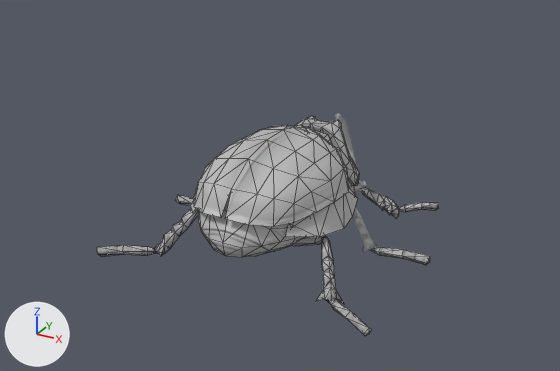
Before and after pictures for a commit that changed the FBX model Assets/_GAME/Art/Geometry/Enemies/Megabeetle/Megabeetle_model.fbx.
Both versions are drawn from a camera (50 mm lens) standing at (1.24, -2.343, 1.225) and looking at (-0.011, -0.068, 0.088). Lighting does not change. The marker at lower left points along +X, +Y and +Z. The first picture is the older version. Mesh edges are drawn as thin lines on the coarser meshes. Where no turn or scale is listed for an object, it has been applied to the vertices.

Script lines for the objects in view, before the commit:
```python
me_grid_001 = bpy.data.meshes.new('Grid.001')
me_grid_001.from_pydata(...)  # 126 vertices, 236 faces; spans x -0.235..0.235, y -0.596..0.103, z -0.151..0.2
me_grid_001.materials.append(mat_bakenormal)  # its picture is missing
me_grid_029 = bpy.data.meshes.new('Grid.029')
me_grid_029.from_pydata(...)  # 14 vertices, 24 faces; spans x -0.009..0.218, y -0.012..0.038, z -0.018..0.025
me_grid_029.materials.append(mat_bakenormal)  # its picture is missing
me_grid_032 = bpy.data.meshes.new('Grid.032')
me_grid_032.from_pydata(...)  # 28 vertices, 52 faces; spans x -0.01..0.131, y -0.173..0.009, z -0.15..0.01
me_grid_032.materials.append(mat_bakenormal)  # its picture is missing
ob_ass = bpy.data.objects.new('Ass', me_grid_001)
ob_ass.location = (0.0, 0.121, 0.093)
ob_legr2_3 = bpy.data.objects.new('LegR2_3', me_grid_029)
ob_legr2_3.location = (0.326, 0.0, -0.119)
ob_legr3_2 = bpy.data.objects.new('LegR3_2', me_grid_032)
ob_legr3_2.location = (0.255, -0.239, 0.015)
# also in view: 'Shell_R' at (0.125, -0.187, 0.197); 'LegR3_3' at (0.431, -0.443, -0.115); 'LegR1_2' at (0.239, 0.318, -0.075); 'LegR2_2' at (0.277, 0.017, -0.053); 'LegL3_2' at (-0.315, -0.321, -0.055)
```
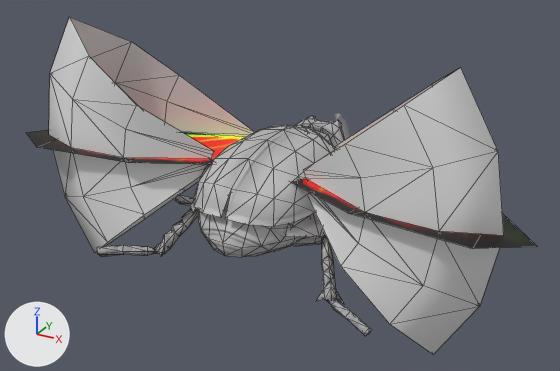
Boxes [x1, y1, x2, y2] around the edits, measured in the pictures (560 x 371 px):
'WingR_MB', added
    after: [303, 68, 504, 354]
'WingL_MB', added
    after: [49, 17, 254, 252]
'WingR', added
    after: [291, 177, 538, 248]
'WingL', added
    after: [26, 130, 247, 165]
'Fur2', unchanged, covered by the edit
    before: [190, 187, 358, 237]
    after: [190, 201, 326, 237]

What changed in the scene script:
```text
Add img_megabeetle_wing_masks_map_png:
    img_megabeetle_wing_masks_map_png = load_image('Megabeetle_Wing_Masks_map.png', '../../../Textures/Enemies/Megabeetle/Megabeetle_Wing_Masks_map.png', 1024, 512, 'sRGB')
Add mat_mb:
    mat_mb = principled_material('MB')
    mat_mb.base_color = (0.8, 0.8, 0.8)  # white #e7e7e7
Add mat_wingsmaps:
    mat_wingsmaps = principled_material('WingsMaps')
    mat_wingsmaps.texture = img_megabeetle_wing_masks_map_png
Add me_grid_018:
    me_grid_018.from_pydata(...)  # 35 vertices, 48 faces; spans x 0.027..0.715, y -0.408..0.009, z -0.46..0.46
    me_grid_018.materials.append(mat_mb)  # its picture is missing
Add me_grid_017:
    me_grid_017.from_pydata(...)  # 7 vertices, 5 faces; spans x -0.02..0.813, y -0.464..0.051, z 0.0
    me_grid_017.materials.append(mat_wingsmaps)  # picture img_megabeetle_wing_masks_map_png
Add me_grid_015:
    me_grid_015.from_pydata(...)  # 7 vertices, 5 faces; spans x -0.813..0.02, y -0.464..0.051, z 0.0
    me_grid_015.materials.append(mat_wingsmaps)  # picture img_megabeetle_wing_masks_map_png
Add me_grid_016:
    me_grid_016.from_pydata(...)  # 35 vertices, 48 faces; spans x -0.715..-0.027, y -0.408..0.009, z -0.46..0.46
    me_grid_016.materials.append(mat_mb)  # its picture is missing
Add ob_wingr_mb:
    ob_wingr_mb = bpy.data.objects.new('WingR_MB', me_grid_018)
    ob_wingr_mb.location = (0.139, 0.004, 0.223)
Add ob_wingr:
    ob_wingr = bpy.data.objects.new('WingR', me_grid_017)
    ob_wingr.location = (0.139, 0.004, 0.223)
Add ob_wingl:
    ob_wingl = bpy.data.objects.new('WingL', me_grid_015)
    ob_wingl.location = (-0.139, 0.004, 0.223)
Add ob_wingl_mb:
    ob_wingl_mb = bpy.data.objects.new('WingL_MB', me_grid_016)
    ob_wingl_mb.location = (-0.139, 0.004, 0.223)
```
